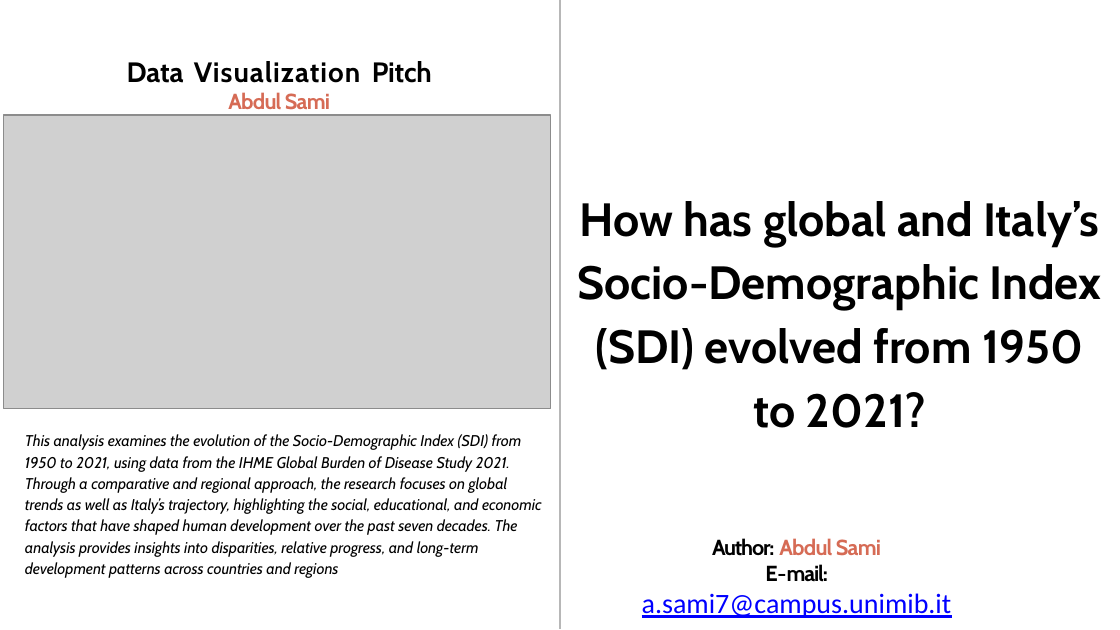
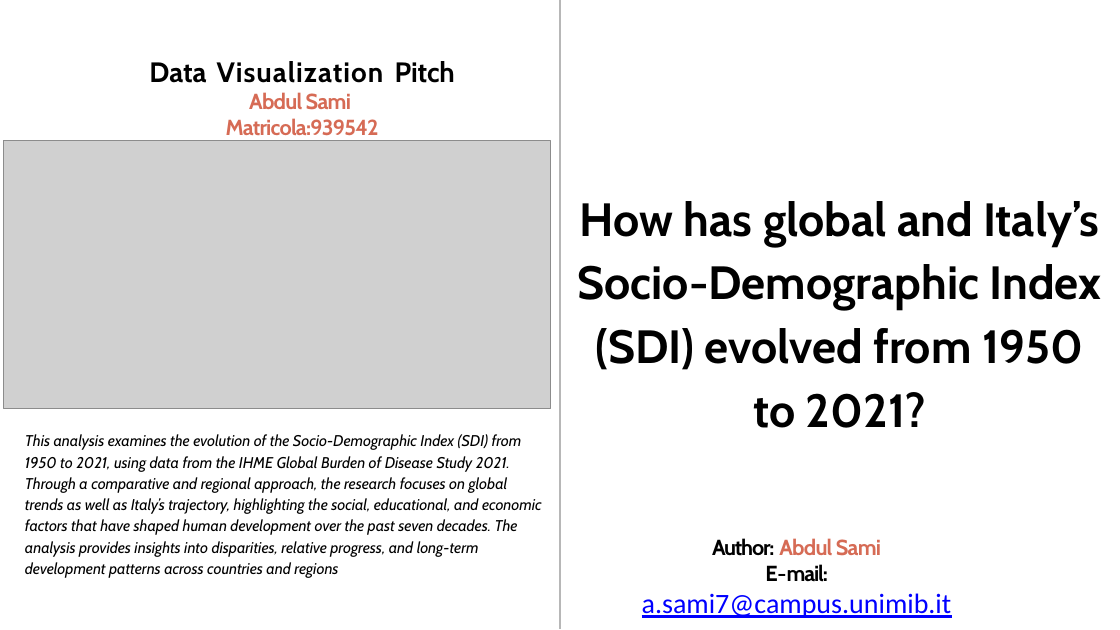
Before and after one commit to samiwadh/Global-Burden-of-Disease-Project, a slide deck: slide 2 of Data Visualization Report.pptx. Drawn at 1120x630 pixels with LibreOffice and Linux fonts; fonts in the diff are those of the drawing; grey boxes stand for pictures. Boxes give left, top, right and bottom in pixels: in the first picture for what was removed or moved away, otherwise in the second. Text is boxed around its words. In the diff, an @@ line names an element or a change of style, - is before the commit and + after.

```diff
--- a/Data Visualization Report.pptx
+++ b/Data Visualization Report.pptx
@@ title at [226,92,379,141]: text changed @@
-Abdul Sami
+Abdul Sami
+Matricola:939542
@@ picture: place and size @@
-picture at [3,115,551,409]
+picture at [3,141,551,409]
```
Also in this commit, not shown: 1 other file.
